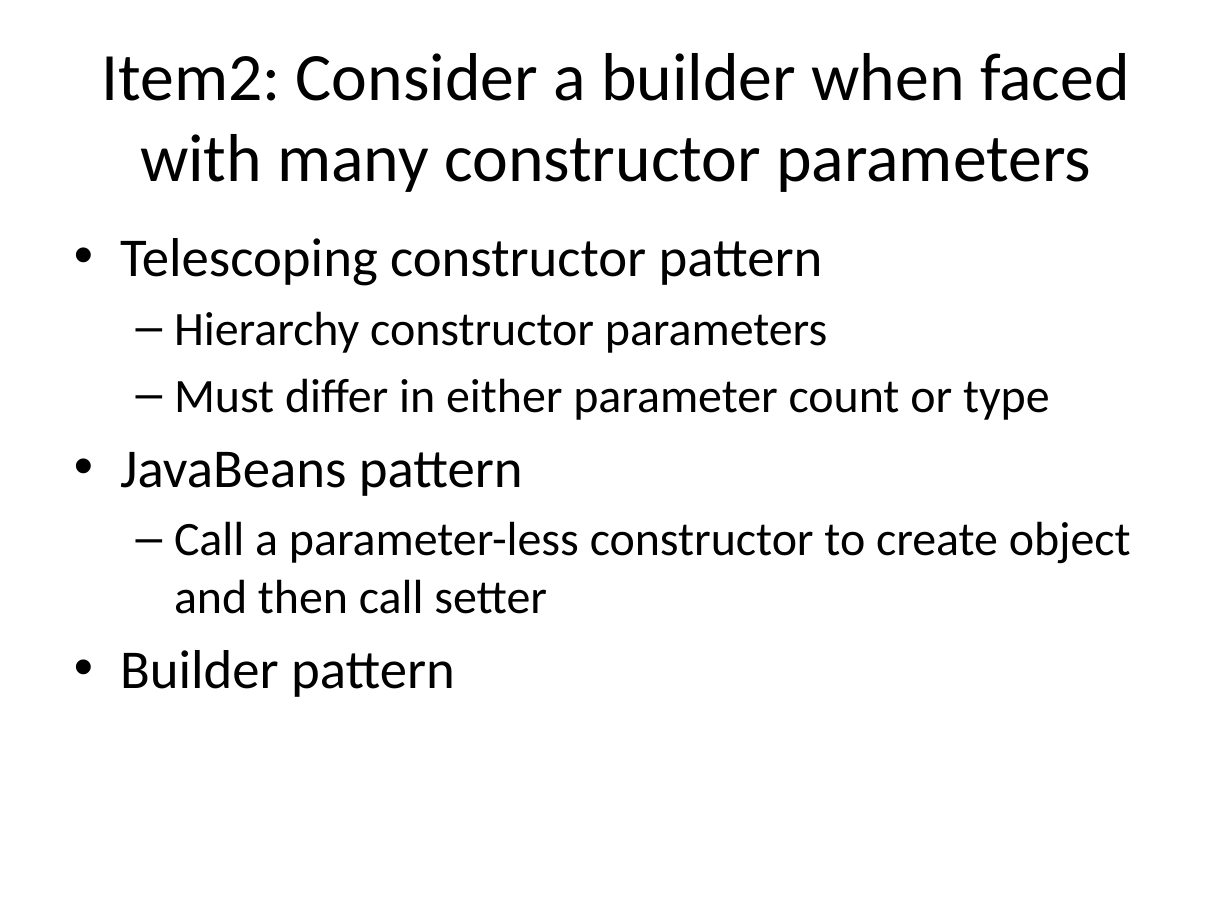
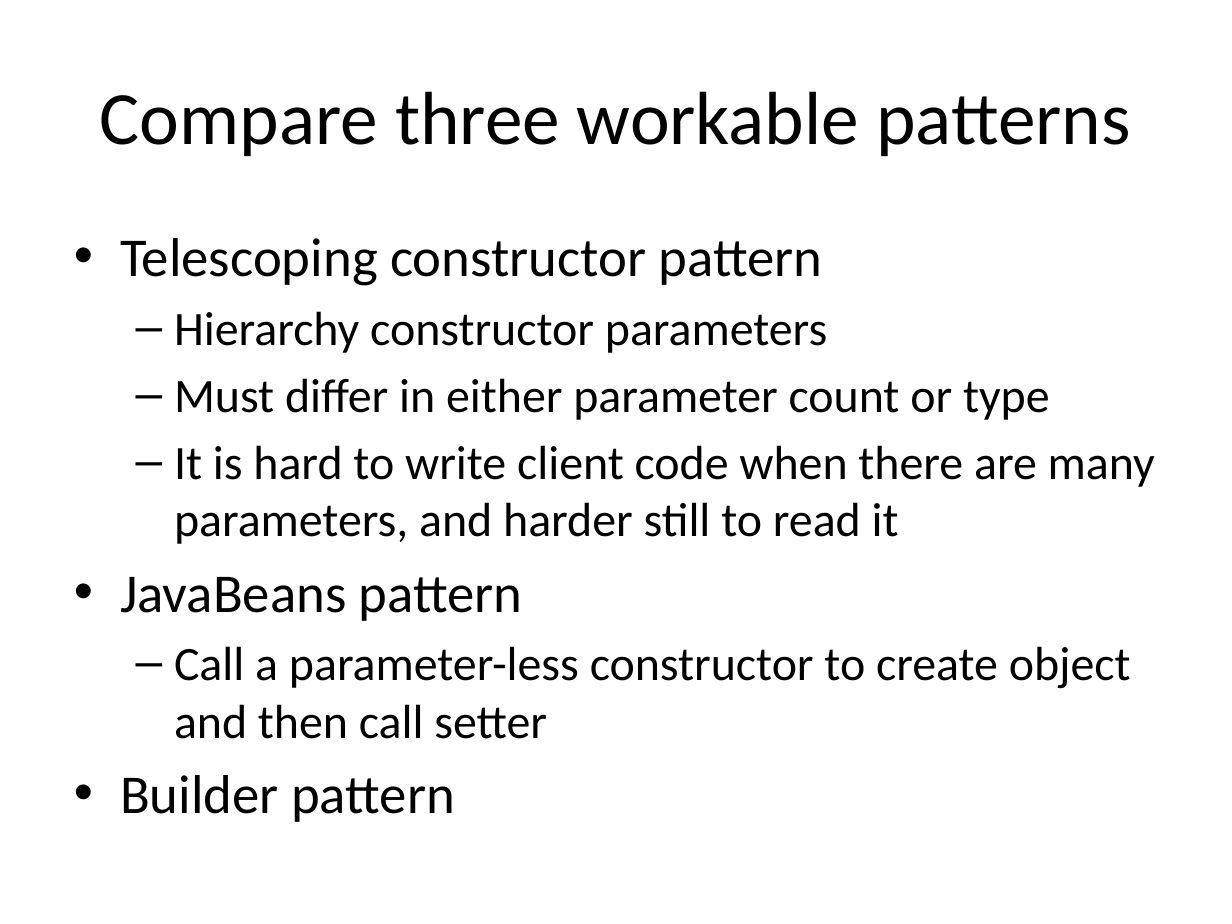
Before and after one commit to wsw621012/EffectiveJava3, a slide deck: slide 7 of src/main/resources/introduction.pptx (slide 5 before the commit). Drawn at 1232x924 pixels with LibreOffice and Linux fonts; fonts in the diff are those of the drawing. Boxes give left, top, right and bottom in pixels: in the first picture for what was removed or moved away, otherwise in the second. Text is boxed around its words. In the diff, an @@ line names an element or a change of style, - is before the commit and + after.

Commit message:
slide update

```diff
--- a/src/main/resources/introduction.pptx
+++ b/src/main/resources/introduction.pptx
@@ title at box(100, 91, 1130, 156): text changed; size 39.6 to 44 pt @@
-Item2: Consider a builder when faced with many constructor parameters
+Compare three workable patterns
@@ text at box(174, 445, 1155, 544): paragraph added @@
+  – It is hard to write client code when there are many parameters, and harder still to read it
```
Also in this commit, not shown: 2 other slides changed, 4 slides added, 2 other files.
